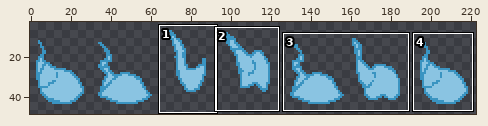
Two versions of one sprite sheet, Assets/Assets/SlimeCharacter/BazStuffCharacterBackRight.png. Above, an overview of the earlier version with the close-up marked.
Close-up. Before the commit:
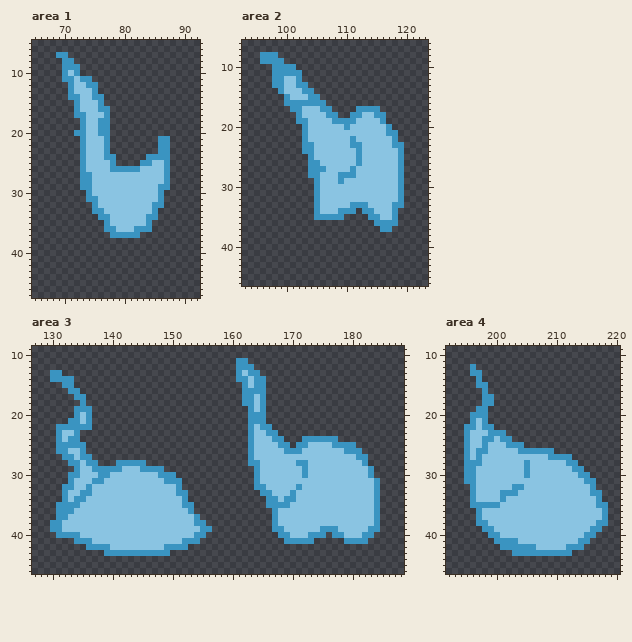
The file is 224x64 pixels. Shown: area 1: x 65..92, y 5..47; area 2: x 93..123, y 6..46; area 3: x 127..188, y 9..46; area 4: x 192..220, y 9..46. The wide view leaves out empty margins. The commit also changed other parts of the picture, which this record leaves out.
Once edited:
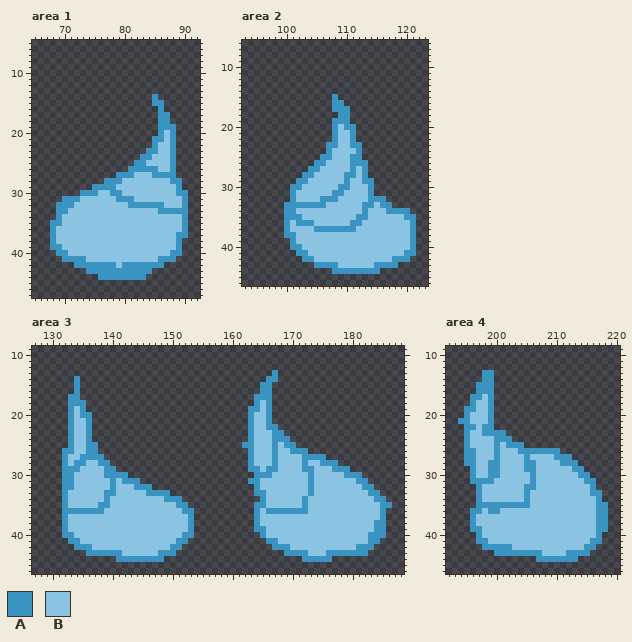
Palette (. is transparent): A #3a94c1  B #8ac4e2
Edits made:
Changed rows in their new state; - is an unchanged pixel.
Area 1:
first column x 68:
 7 -..--------------------
 8 --..-------------------
 9 --...------------------
10 --...------------------
11 --.....----------------
12 ---.....---------------
13 ---.....---------------
14 ---......--------A-----
15 ----.....--------AA----
16 ----......--------A----
17 ----......--------AA---
18 -----.....--------AA---
19 -----.....--------AAA--
20 ----......--------ABA--
21 -----.....-------A-BA--
22 -----.....-------ABBA--
23 -----.....------AABBA--
24 -----......----A-BBBA--
25 -----......---A-B--BA--
26 -----........--AAA-BA--
27 -----......AAA---AA-A--
28 -----....AAA-------BAA-
29 -----..AAAA-------BBBA-
30 -----A-A--AA------BBBAA
31 --AAABBB---AAA----BBBBA
32 -AAABBBB-----AAAA--BBBA
33 -AABBBBBB--------BAAAAA
34 -ABBBBBBBB------BBBBBBA
35 AABBBBBBBB------BBBBBBA
36 ABBBBBBBBBB---BBBBBBBBA
37 ABBBBBBBBBBBBBBBBBBBBAA
38 ABBBBBBBBBBBBBBBBBBBBA-
39 AABBBBBBBBBBBBBBBBBBBA-
40 -AABBBBBBBBBBBBBBBBBAA-
41 --AAAABBBBBBBBBBBBAAA--
42 ----AAAAAAABAAAAAAA----
43 ------AAAAAAAAAAA------
44 --------AAAAAAAA-------
Area 2:
first column x 96:
 8 ...-----------------------
 9 ....----------------------
10 --....--------------------
11 --.....-------------------
12 --.....-------------------
13 --......------------------
14 ---......-----------------
15 ----......--A-------------
16 ----.......-AA------------
17 -----.......AAA-....------
18 ------.......AA......-----
19 ------......---......-----
20 -------.....A--A......----
21 -------.....A--A.......---
22 -------.....A---.......---
23 -------....AA----.......--
24 -------....A-----.......--
25 --------..AA---A-.......--
26 --------.-A----A-A......--
27 ----------B------A......--
28 -------A-B---B---A......--
29 ------AABB---BA--AA.....--
30 -----AABBB---AA---A.....--
31 -----ABBBB--AA----A.....--
32 -----ABBBBAAA-----AAA...--
33 ----AAAAA-A----BB-A-AA..--
34 ----AABBBB---BBBB-B--A-AA-
35 ----AAABBBBBBBBBAABB--BBAA
36 ----ABAAABBBBBBAABBBBBBBBA
37 ----ABBBBAAAAAAABBBBBBBBBA
38 ----AABBBBBBBBBBBBBBBBBBBA
39 -----ABBBBBBBBBBBBBBBBBBBA
40 -----AABBBBBBBBBBBBBBBBBBA
41 ------AABBBBBBBBBBBBBBBBAA
42 -------AABBBBBBBBBBBBBAAA-
43 ---------AAAABBBBBBAAAA---
44 ------------AAAAAAAA------
Area 3:
first column x 130:
11 -------------------------------..------------------------
12 -------------------------------...-----------------------
13 ..-----------------------------....--A-------------------
14 ....A--------------------------.....AA-------------------
15 --..A---------------------------...-A--------------------
16 ---.----------------------------...-A--------------------
17 ---A-.--------------------------..A-A--------------------
18 ---AA---------------------------..ABA--------------------
19 ---AB-.---------------------------ABA--------------------
20 ---ABA----------------------------BBA--------------------
21 ----B-----------------------------BBA--------------------
22 -..-BB-----------------------------B-A-------------------
23 -..ABBA-----------------------------B-A------------------
24 -..-BBA--------------------------------A--......---------
25 -..-BBAA------------------------A----AB-A..........------
26 -.-A-BAA-----------------------------A-B--A.........-----
27 ---B---AA----------------------------A----AAAA.......----
28 --AB-ABBAA-.....------------------B--A---B---AAA.....----
29 --AA---BB--........--------------A--AA-----A---AAA....---
30 --A-B---B-AAA........--------------AA-----BA-----AAA..---
31 --A----BB-A-AAA.......-----------A---------A-------AA..--
32 ------B---A---AAA.....-------------B-----B-A--------AA.--
33 -----BB--AA-----AAAA...-----------A-B---B--A---------A---
34 ----BB---A---------AAA.------------ABB-BB-A------------A-
35 -.-BB---AA-----------A-.----------AABBBB--A-----------BAA
36 -.--AAAAA-------------A-----------ABA-AAAAA-----------BA-
37 -.---------------------A.---------ABBB----------------BA-
38 ..A--------------------A..--------ABBB-----------------A-
39 ..A--------------------A...-------AABBB------BBB-----B-A-
40 -.--B-----------------AA..---------ABBBB---BBBBBB---B-AA-
41 ---A-BB--------------A-..-----------AABBBBBBBBBBBBBBBAA--
42 ----AA-BBB---------B--.--------------AAABBBBBBBBBBBAAA---
43 ------AAA---BBBBBB--A------------------AAAABBBAAAAAAA----
44 -----------AAAAAAAA-----------------------AAAAA----------
Area 4:
first column x 194:
12 --.----------------------
13 --..AA-------------------
14 ---.AA-------------------
15 -----A-------------------
16 ---A-A-------------------
17 --AAB--------------------
18 --ABB--------------------
19 -AABBA-------------------
20 -ABBBA-------------------
21 AAB-BA-------------------
23 ----A--------------------
24 ----BBA------------------
25 ----B-A------------------
26 --ABB-A---------A--------
27 --AB--A----A---B---------
28 ---B-AA-----A----A-------
29 -.---AA-----A------------
30 -.---AA----BA------------
31 -.-AAA------A------------
32 --.A-----BBAA------------
33 --.A---BBB-A-------------
34 --.A---B---A-------------
35 --.----AAAAA-------------
36 --A--AA----------------A-
37 --AB-------------------A-
38 --ABB--------------------
39 --AABB----------------B-A
40 ---ABBB--------------BBA-
41 ---AABBBBB----------BBAA-
42 ----AAA--BBBB-----BBBAA--
43 ------AAA-----BBBB-AAA---
44 -------------AAAAAAA-----
Boxes around the changes in both close-ups, in picture pixels (x1, y1, x2, y2):
changed: (50, 52, 188, 280)
changed: (260, 52, 416, 274)
changed: (236, 358, 392, 562)
changed: (50, 370, 212, 562)
changed: (458, 364, 608, 562)
